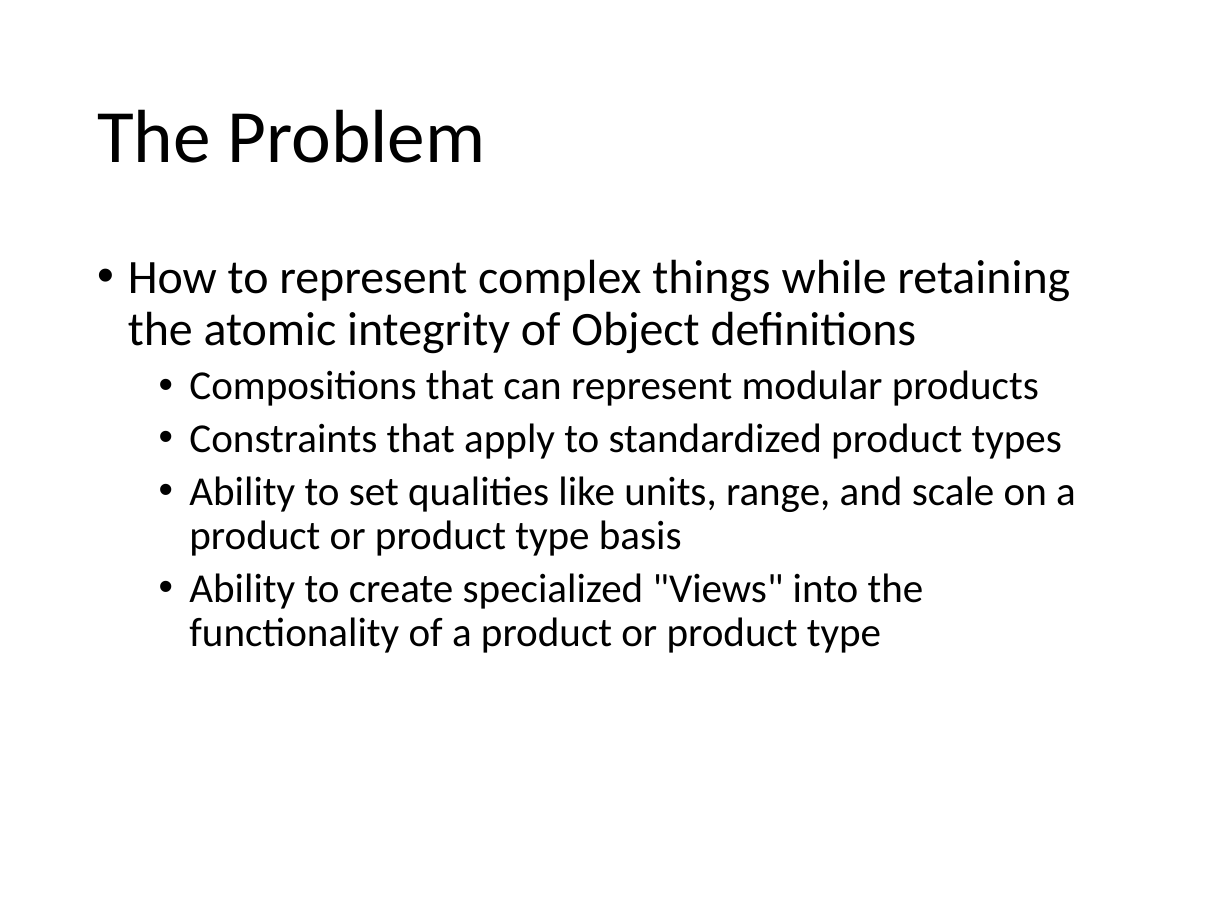
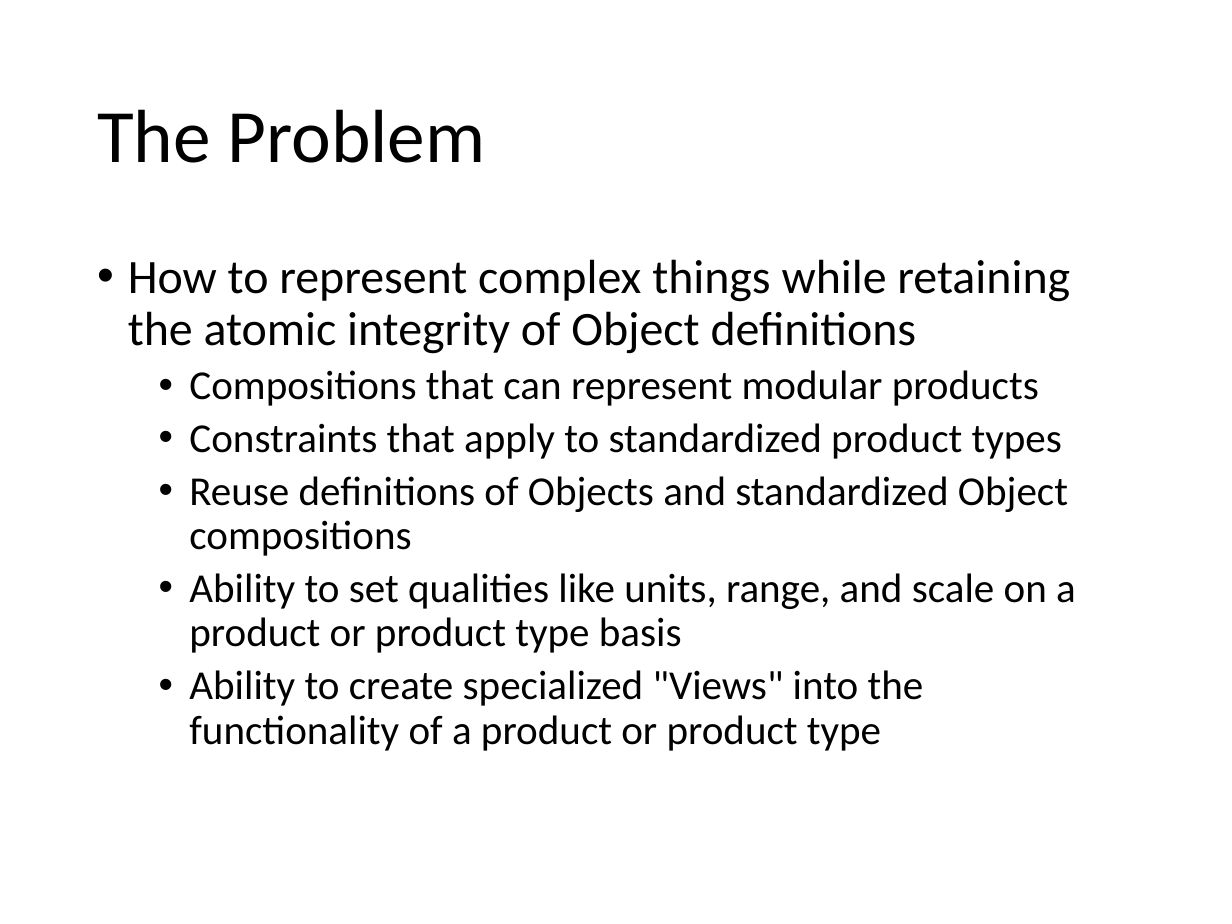
Before and after one commit to mjkoster/ODM-Examples, a slide deck: slide 2 of sdf-extensions.pptx. Drawn at 1232x924 pixels with LibreOffice and Linux fonts; fonts in the diff are those of the drawing. Boxes give left, top, right and bottom in pixels: in the first picture for what was removed or moved away, otherwise in the second. Text is boxed around its words. In the diff, an @@ line names an element or a change of style, - is before the commit and + after.

```diff
--- a/sdf-extensions.pptx
+++ b/sdf-extensions.pptx
@@ text at box(189, 476, 1068, 556): paragraph added @@
+  • Reuse definitions of Objects and standardized Object compositions
```
Also in this commit, not shown: 1 other slide changed, 1 other file.
